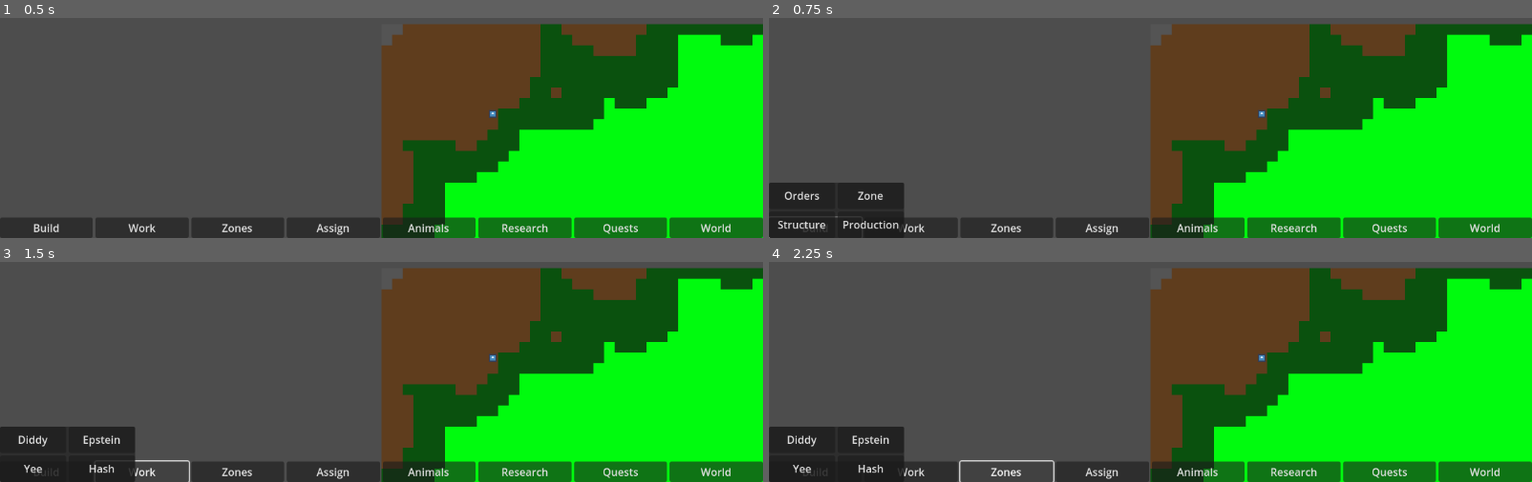
Above: before the commit, frames 1-4 (two rows, left to right).
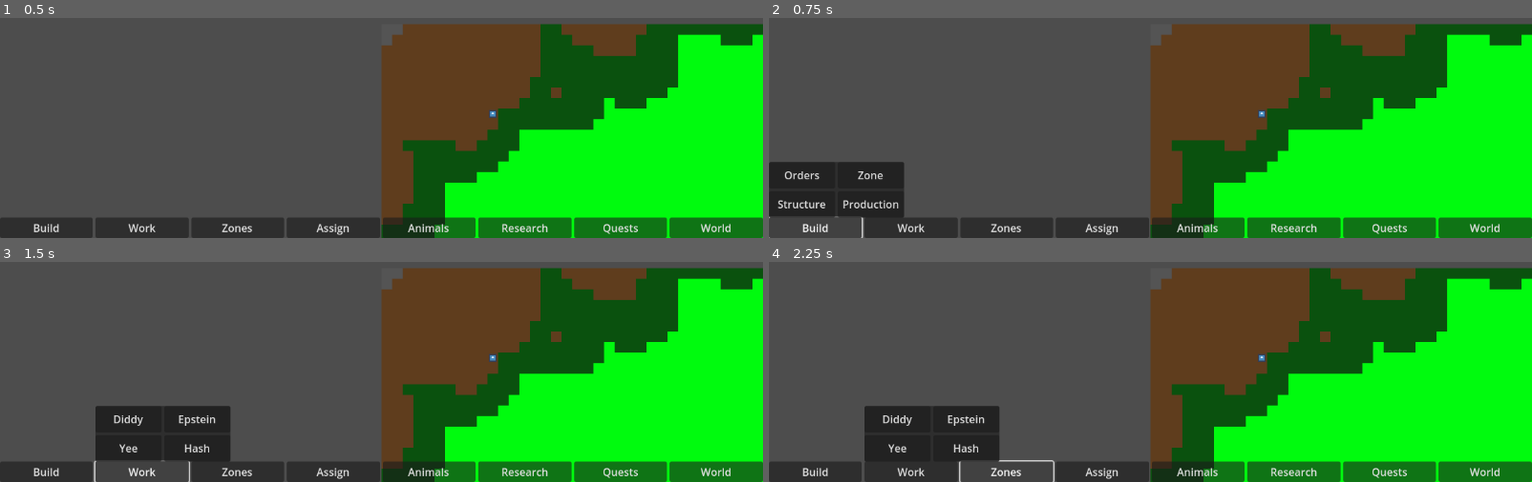
Above: after the commit, the same moments.

Repository: RobertVieriu/Grid-game
Game: Godot game, scene res://scenes/main.tscn
Same seed, same stepped clock (60 frames per second), same inputs: the game is played once before the commit and once after it. The engine's default icon, where the game draws it, is replaced by a stand-in: a white triangle on a blue panel in a dark square.
Inputs:
- Up to frame 1 (0.5 s): no input
- Up to frame 2 (0.75 s): click "Build" at 0.5 s
- Up to frame 3 (1.5 s): click "Work" at 1.25 s
- Up to frame 4 (2.25 s): click "Zones" at 2 s

Frame 1 is identical in both runs. In frame 2, 3.2% of the frame differs, in the area x 0-18%, y 65-100%; in frame 3, 6.2%, in the area x 0-31%, y 65-100%; in frame 4, 5.8%.

Commit message:
Corrected the submenu

Diff:
--- a/Scenes/UI/build_submenu.tscn
+++ b/Scenes/UI/build_submenu.tscn
@@ -1,10 +1,8 @@
 [gd_scene format=3 uid="uid://b51tgqv8pprva"]
 
 [node name="BuildSubmenu" type="PanelContainer"]
-anchors_preset = -1
-anchor_top = 1.0
-anchor_bottom = 1.0
-grow_vertical = 0
+offset_right = 204.0
+offset_bottom = 84.0
 size_flags_horizontal = 4
 size_flags_vertical = 4
 
--- a/Scripts/UI/ui.gd
+++ b/Scripts/UI/ui.gd
@@ -25,6 +25,7 @@
 	current_submenu = scene.instantiate()
 	$MainHUD.add_child(current_submenu)
 
-	await current_submenu.ready
-	var global_pos = button.get_global_position() - Vector2(0, button.size.y + current_submenu.y)
-	current_submenu.set_position(global_pos)
+	await get_tree().process_frame
+
+	var global_pos = button.get_global_position() - Vector2(0, current_submenu.size.y)
+	current_submenu.set_global_position(global_pos)
